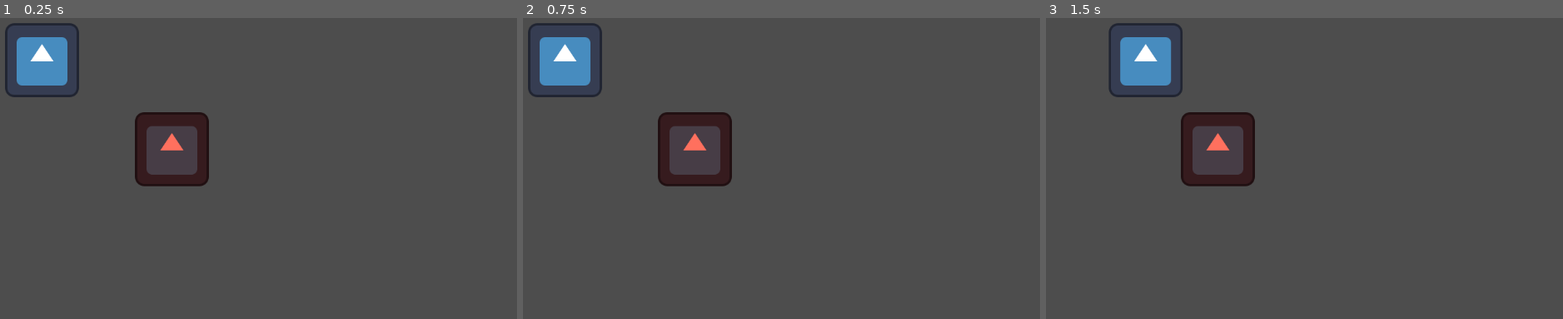
Above: before the commit, frames 1-3 (left to right).
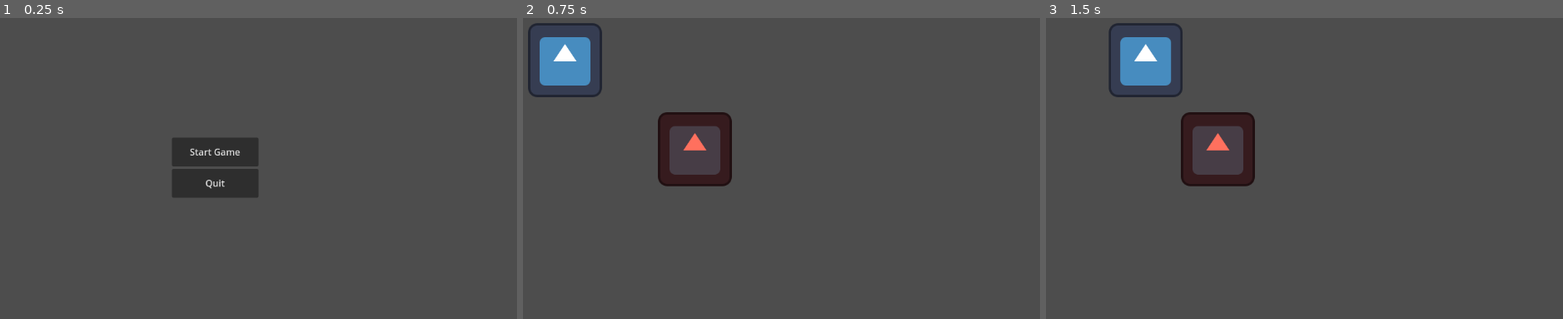
Above: after the commit, the same moments.

Repository: TheJP/GMTKGameJam2023
Game: Godot game, scene res://titleScreen.tscn
Same seed, same stepped clock (60 frames per second), same inputs: the game is played once before the commit and once after it. Before the commit the project starts from res://main.tscn. The engine's default icon, where the game draws it, is replaced by a stand-in: a white triangle on a blue panel in a dark square.
Inputs (mouse positions are in pixels of both pictures, inside the frame that each line leads up to):
- Up to frame 1 (0.25 s): no input
- Up to frame 2 (0.75 s): click (740, 153) at 0.5 s, where only the run after the commit has a clickable "Start Game"
- Up to frame 3 (1.5 s): tap Enter at 1.25 s; hold D (move_right) from 1.28 s (still down)

The runs differ from the first frame. In frame 1, 6.1% of the frame differs, in the area x 0-50%, y 1-60%; in frame 2, nothing differs; in frame 3, nothing differs.

Commit message:
Added Functional Buttons

Diff:
--- a/GMTKGameJam2023/UIElements/NewGame.gd
+++ /dev/null
@@ -1,11 +0,0 @@
-extends Button
-
-
-# Called when the node enters the scene tree for the first time.
-func _ready():
-	pass # Replace with function body.
-
-func _on_NewGame_pressed():
-
-	TransitionScreen.transition()
-	get_tree().change_scene("res://.tscn")
--- a/GMTKGameJam2023/UIElements/TitleScreen.gd
+++ b/GMTKGameJam2023/UIElements/TitleScreen.gd
@@ -1,9 +1,19 @@
-extends Node
+extends Control
+
 
 # Called when the node enters the scene tree for the first time.
 func _ready():
 	pass # Replace with function body.
 
+
 # Called every frame. 'delta' is the elapsed time since the previous frame.
 func _process(delta):
 	pass
+
+
+func _on_start_game_button_pressed():
+	get_tree().change_scene_to_file("res://main.tscn")
+
+
+func _on_quit_button_pressed():
+	get_tree().quit()
--- a/GMTKGameJam2023/control.tscn
+++ /dev/null
@@ -1,27 +0,0 @@
-[gd_scene format=3 uid="uid://c4pcbslkckvyv"]
-
-[node name="Control" type="Control"]
-layout_mode = 3
-anchors_preset = 15
-anchor_right = 1.0
-anchor_bottom = 1.0
-grow_horizontal = 2
-grow_vertical = 2
-
-[node name="UI Box" type="MarginContainer" parent="."]
-layout_mode = 0
-offset_right = 1153.0
-offset_bottom = 646.0
-
-[node name="CenterContainer" type="CenterContainer" parent="UI Box"]
-layout_mode = 2
-
-[node name="VBoxContainer" type="VBoxContainer" parent="UI Box/CenterContainer"]
-layout_mode = 2
-
-[node name="MarginContainer" type="MarginContainer" parent="UI Box/CenterContainer/VBoxContainer"]
-layout_mode = 2
-
-[node name="Button" type="Button" parent="UI Box/CenterContainer/VBoxContainer/MarginContainer"]
-layout_mode = 2
-text = "Start Game"
--- a/GMTKGameJam2023/project.godot
+++ b/GMTKGameJam2023/project.godot
@@ -11,7 +11,7 @@
 [application]
 
 config/name="Gmtk Game Jam 2023"
-run/main_scene="res://main.tscn"
+run/main_scene="res://titleScreen.tscn"
 config/features=PackedStringArray("4.1", "GL Compatibility")
 config/icon="res://icon.svg"
 
--- /dev/null
+++ b/GMTKGameJam2023/titleScreen.tscn
@@ -0,0 +1,43 @@
+[gd_scene load_steps=2 format=3 uid="uid://c4pcbslkckvyv"]
+
+[ext_resource type="Script" path="res://UIElements/titleScreen.gd" id="1_wecwy"]
+
+[node name="TitleScreen" type="Control"]
+layout_mode = 3
+anchors_preset = 15
+anchor_right = 1.0
+anchor_bottom = 1.0
+grow_horizontal = 2
+grow_vertical = 2
+script = ExtResource("1_wecwy")
+
+[node name="UI Box" type="MarginContainer" parent="."]
+layout_mode = 1
+anchors_preset = 15
+anchor_right = 1.0
+anchor_bottom = 1.0
+grow_horizontal = 2
+grow_vertical = 2
+
+[node name="CenterContainer" type="CenterContainer" parent="UI Box"]
+layout_mode = 2
+
+[node name="VBoxContainer" type="VBoxContainer" parent="UI Box/CenterContainer"]
+layout_mode = 2
+
+[node name="Start Game Button" type="Button" parent="UI Box/CenterContainer/VBoxContainer"]
+custom_minimum_size = Vector2(150, 50)
+layout_mode = 2
+text = "Start Game"
+
+[node name="Quit Button" type="Button" parent="UI Box/CenterContainer/VBoxContainer"]
+custom_minimum_size = Vector2(150, 50)
+layout_mode = 2
+text = "Quit"
+
+[node name="BG" type="TextureRect" parent="UI Box"]
+layout_mode = 2
+mouse_filter = 2
+
+[connection signal="pressed" from="UI Box/CenterContainer/VBoxContainer/Start Game Button" to="." method="_on_start_game_button_pressed"]
+[connection signal="pressed" from="UI Box/CenterContainer/VBoxContainer/Quit Button" to="." method="_on_quit_button_pressed"]
Not shown: 1 places in GMTKGameJam2023/main.tscn that only renumber resources
